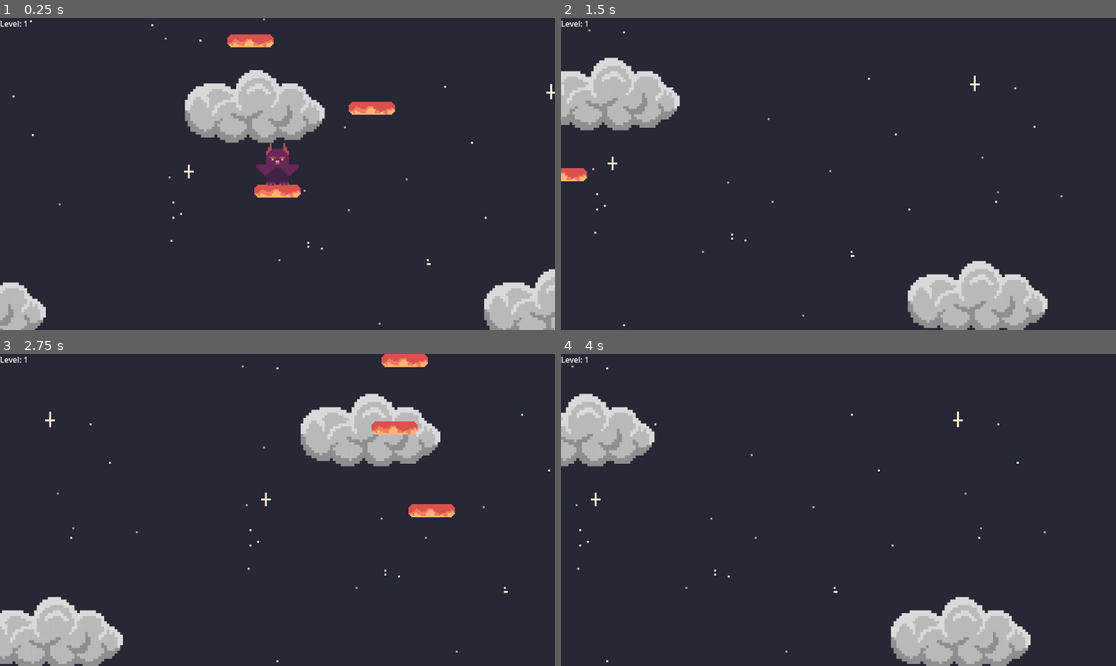
Above: before the commit, frames 1-4 (two rows, left to right).
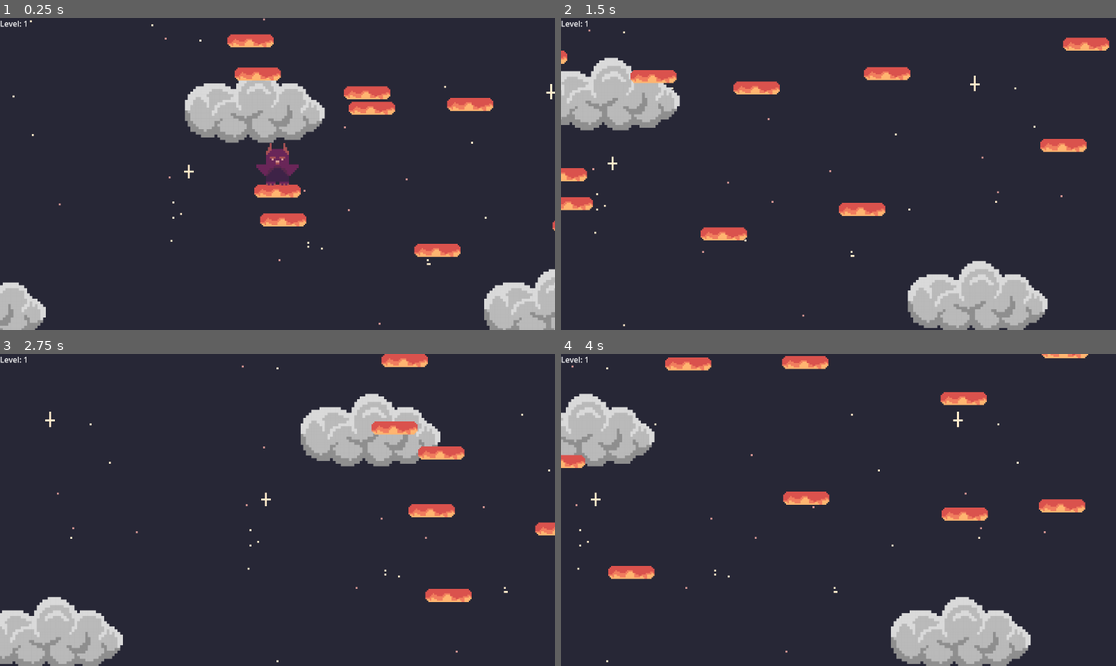
Above: after the commit, the same moments.

Repository: a-dughi/Custom-Office-Templates
Game: Godot game, scene res://Scenes/game.tscn
Two runs of this game, one before a commit and one after it. Both use one fixed random seed, a clock stepped at 60 frames per second and the inputs below.
Inputs:
- Up to frame 1 (0.25 s): no input
- Up to frame 2 (1.5 s): tap Enter (ui_accept) at 0.5, 0.77 s; hold Right (ui_right) from 0.53 s (still down)
- Up to frame 3 (2.75 s): tap Enter (ui_accept) at 1.52 s; release Right (ui_right) at 2.03 s; hold Left (ui_left) from 2.03 s (still down)
- Up to frame 4 (4 s): release Left (ui_left) at 2.78 s; hold Right (ui_right) from 2.78 s (still down); tap Enter (ui_accept) at 3.02, 3.77 s

The runs differ from the first frame. In frame 1, 1.7% of the frame differs, in the area x 42-100%, y 15-77%; in frame 2, 2.7%; in frame 3, 0.8%; in frame 4, 2.7%, in the area x 0-95%, y 0-73%.

Commit message:
File moving

Diff:
--- a/Scenes/game.tscn
+++ b/Scenes/game.tscn
@@ -1,15 +1,14 @@
-[gd_scene load_steps=13 format=3 uid="uid://c54ii8euffkpg"]
+[gd_scene load_steps=14 format=3 uid="uid://c54ii8euffkpg"]
 
+[ext_resource type="Script" path="res://Scripts/game.gd" id="1_3ts03"]
 [ext_resource type="PackedScene" uid="uid://bdn8r48mnqneo" path="res://Scenes/character_body_2d.tscn" id="1_7cwqa"]
-[ext_resource type="Script" path="res://Scenes/gameManager.gd" id="1_qglkv"]
+[ext_resource type="Script" path="res://Scripts/gameManager.gd" id="2_ay2hc"]
 [ext_resource type="PackedScene" uid="uid://b1crmceooylof" path="res://Scenes/animatable_body_2d.tscn" id="2_de25m"]
 [ext_resource type="Script" path="res://Scripts/Camera2D.gd" id="2_f7mx7"]
 [ext_resource type="PackedScene" uid="uid://bivvwdvt787qe" path="res://Scenes/dying.tscn" id="3_kdog2"]
 [ext_resource type="PackedScene" uid="uid://bthdyalhmnhku" path="res://Scenes/parallax_background.tscn" id="5_cf0hu"]
 [ext_resource type="Script" path="res://Scripts/dying.gd" id="5_hqi8g"]
 [ext_resource type="PackedScene" uid="uid://jgymm2mnq2ri" path="res://Scenes/next_level.tscn" id="6_yk1nu"]
-
-[sub_resource type="GDScript" id="GDScript_v4k2l"]
 
 [sub_resource type="WorldBoundaryShape2D" id="WorldBoundaryShape2D_ibpcu"]
 
@@ -52,11 +51,11 @@
 }
 
 [node name="game" type="Node2D"]
-script = SubResource("GDScript_v4k2l")
+script = ExtResource("1_3ts03")
 
 [node name="gameManager" type="Node" parent="."]
 unique_name_in_owner = true
-script = ExtResource("1_qglkv")
+script = ExtResource("2_ay2hc")
 
 [node name="CanvasLayer" type="CanvasLayer" parent="gameManager"]
 
--- a/Scenes/game.gd
+++ b/Scripts/game.gd
@@ -15,8 +15,8 @@
 		for i in range(20):
 
 			var new_block = block.instantiate()
-
-
+			new_block.global_position.x = xPos[i]
+			new_block.global_position.y = yPos[i]
 			self.add_child(new_block)
 
 
Renamed: Scenes/gameManager.gd -> Scripts/gameManager.gd
Not shown, changed: .DS_Store
